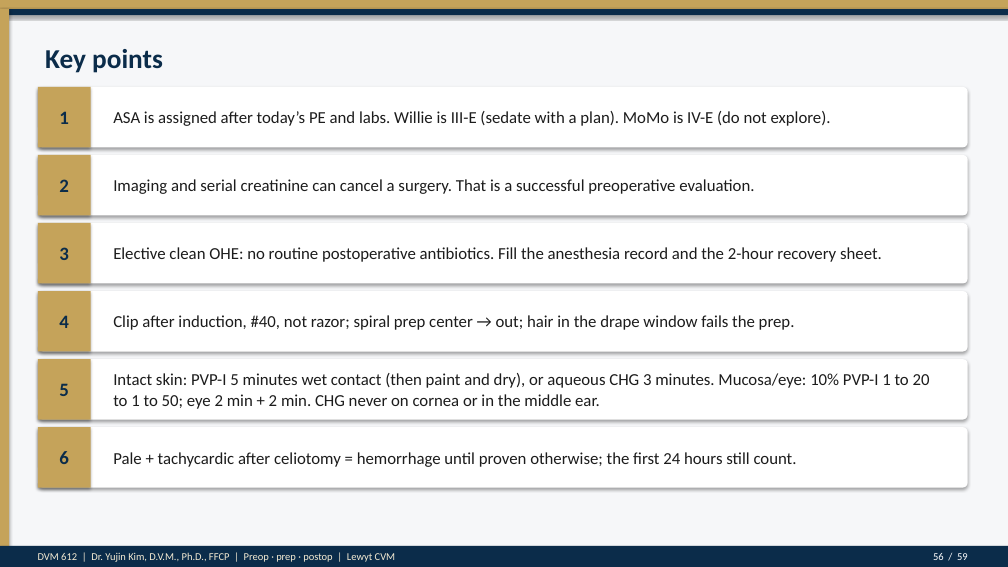
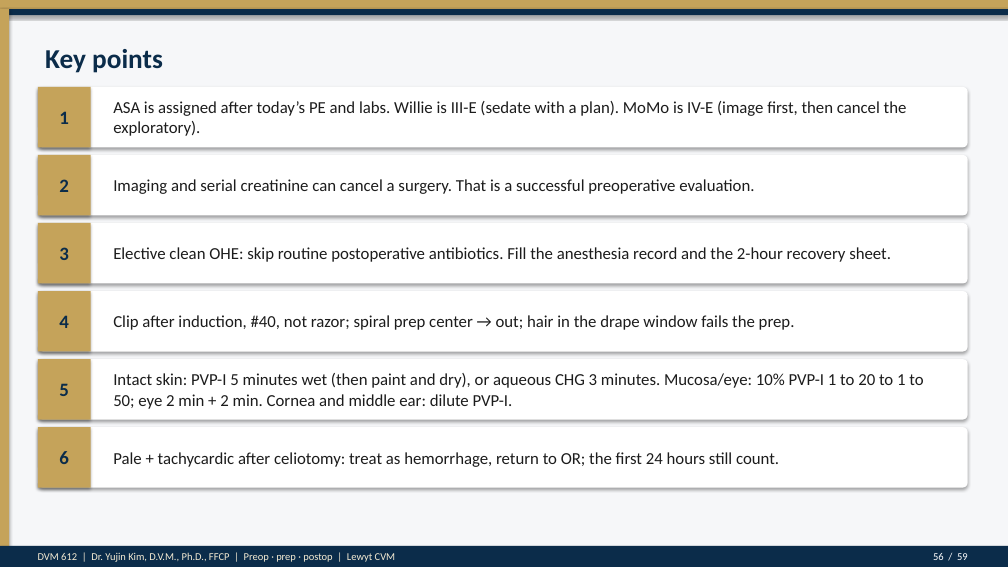
Before and after one commit to drkimvet/happycare, a slide deck: slide 56 of lectures/DVM-612_Week4_Preop_PatientPrep_Postop.pptx. Drawn at 1008x567 pixels with LibreOffice and Linux fonts; fonts in the diff are those of the drawing. Boxes give left, top, right and bottom in pixels: in the first picture for what was removed or moved away, otherwise in the second. Text is boxed around its words. In the diff, an @@ line names an element or a change of style, - is before the commit and + after.

```diff
--- a/lectures/DVM-612_Week4_Preop_PatientPrep_Postop.pptx
+++ b/lectures/DVM-612_Week4_Preop_PatientPrep_Postop.pptx
@@ text at [113,101,907,136]: text changed @@
-ASA is assigned after today’s PE and labs. Willie is III-E (sedate with a plan). MoMo is IV-E (do not explore).
+ASA is assigned after today’s PE and labs. Willie is III-E (sedate with a plan). MoMo is IV-E (image first, then cancel the exploratory).
@@ text at [113,247,891,262]: text changed @@
-Elective clean OHE: no routine postoperative antibiotics. Fill the anesthesia record and the 2-hour recovery sheet.
+Elective clean OHE: skip routine postoperative antibiotics. Fill the anesthesia record and the 2-hour recovery sheet.
@@ text at [113,373,923,409]: text changed @@
-Intact skin: PVP-I 5 minutes wet contact (then paint and dry), or aqueous CHG 3 minutes. Mucosa/eye: 10% PVP-I 1 to 20 to 1 to 50; eye 2 min + 2 min. CHG never on cornea or in the middle ear.
+Intact skin: PVP-I 5 minutes wet (then paint and dry), or aqueous CHG 3 minutes. Mucosa/eye: 10% PVP-I 1 to 20 to 1 to 50; eye 2 min + 2 min. Cornea and middle ear: dilute PVP-I.
@@ text at [113,452,779,467]: text changed @@
-Pale + tachycardic after celiotomy = hemorrhage until proven otherwise; the first 24 hours still count.
+Pale + tachycardic after celiotomy: treat as hemorrhage, return to OR; the first 24 hours still count.
```
Also in this commit, not shown: 33 other slides changed, 8 other files.
